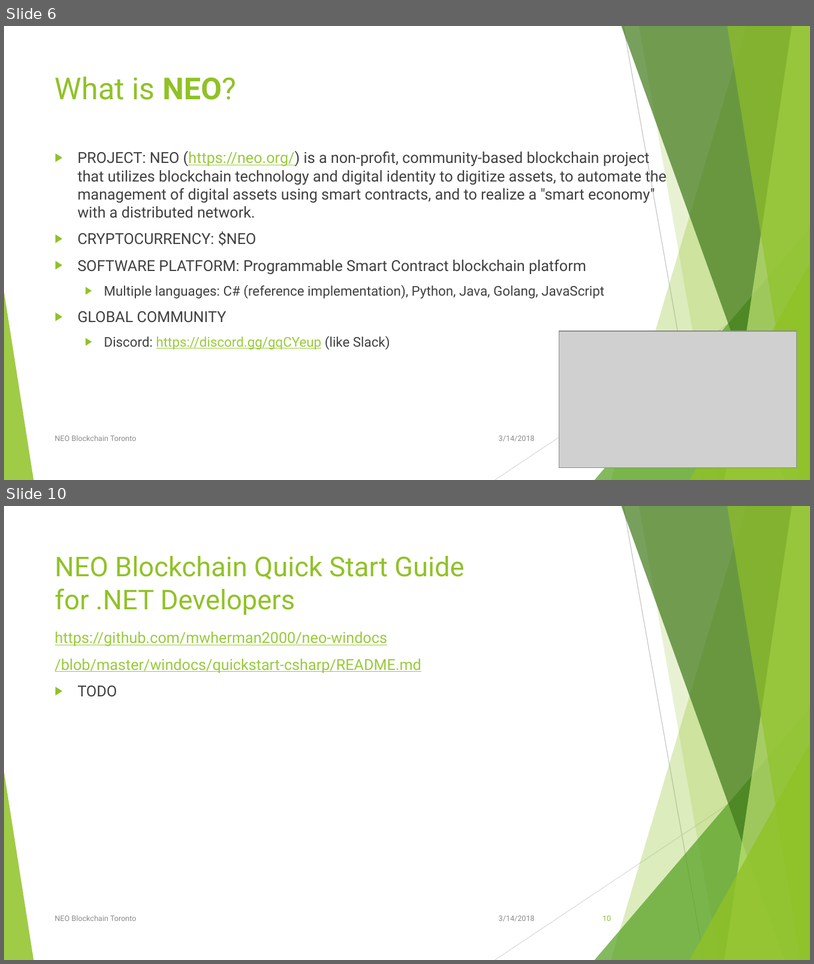
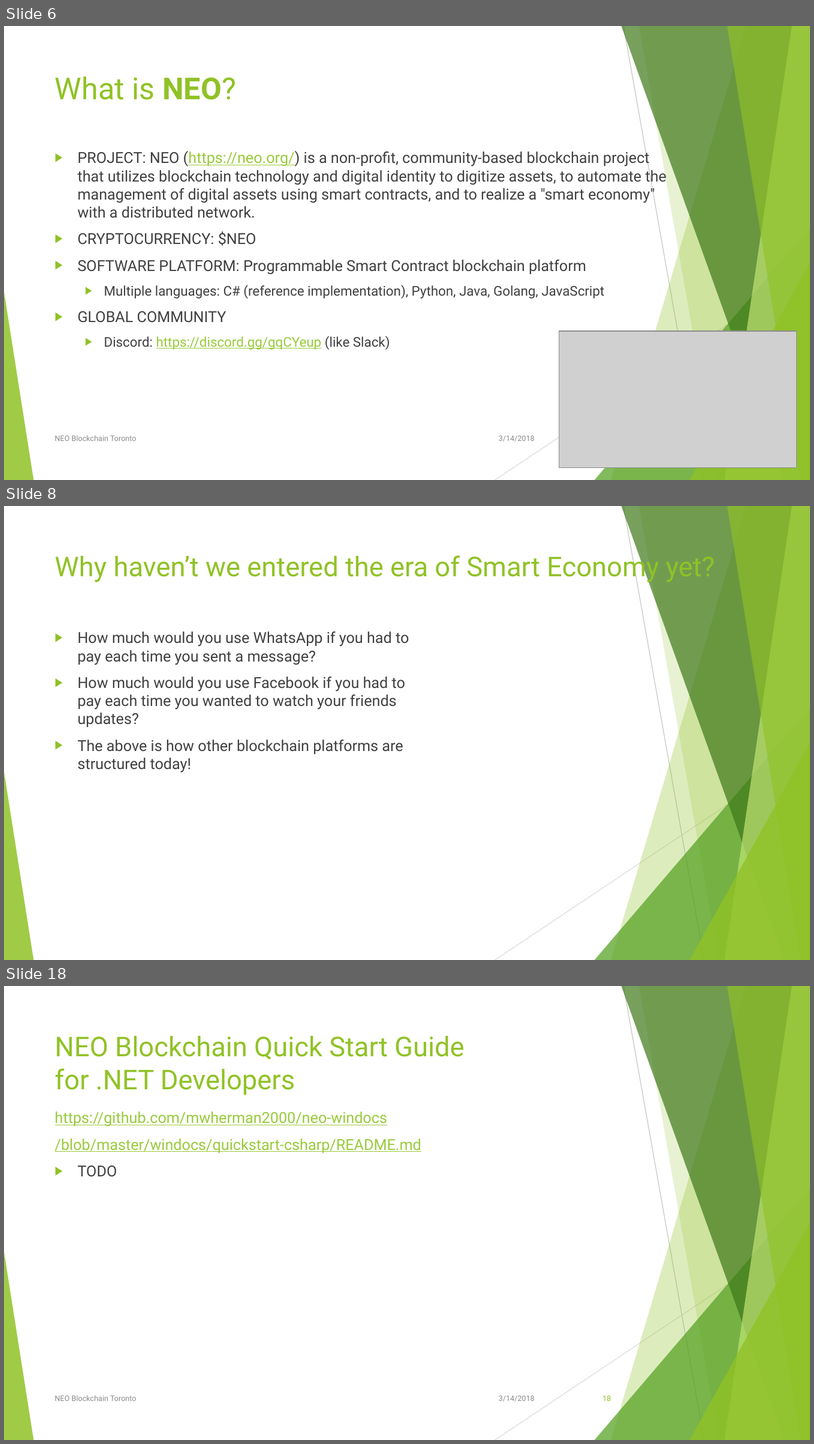
Before and after one commit to mwherman2000/neo-windocs, a slide deck: events/2018-neo-blockchain-toronto/NEO Blockchain-Toronto-20180314 Meetup.pptx. Shown one above the other, each under a label of ours: slides 6 and 10 before the commit, slides 6, 8 and 18 after it; the slides between them are not shown. The pictures are 814x964 and 814x1444 pixels, drawn with LibreOffice and Linux fonts; fonts in the diff are those of the drawing; grey boxes stand for pictures. Boxes give left, top, right and bottom in pixels: in the first picture for what was removed or moved away, otherwise in the second. Text is boxed around its words. In the diff, an @@ line names an element or a change of style, - is before the commit and + after.

```diff
--- a/events/2018-neo-blockchain-toronto/NEO Blockchain-Toronto-20180314 Meetup.pptx
+++ b/events/2018-neo-blockchain-toronto/NEO Blockchain-Toronto-20180314 Meetup.pptx
@@ slide 8 added at bbox=[4, 506, 810, 960], background #FFFFFF; not listed: 10 template elements that a slide beside it also shows @@
@@ title added at bbox=[55, 552, 659, 583], 32.4 pt, text #90C226 @@
+Why haven’t we entered the era of Smart Economy yet?
@@ text added at bbox=[78, 631, 409, 772], 18 pt, text #404040 @@
+▶ How much would you use WhatsApp if you had to pay each time you sent a message?
+▶ How much would you use Facebook if you had to pay each time you wanted to watch your friends updates?
+▶ The above is how other blockchain platforms are structured today!
@@ what was slide 10 is now slide 18 @@
@@ page number at bbox=[603, 1395, 611, 1401]: text changed @@
-10
+18
```
Also in this commit, not shown: 2 slides changed, 8 other slides added, 1 slide removed.
